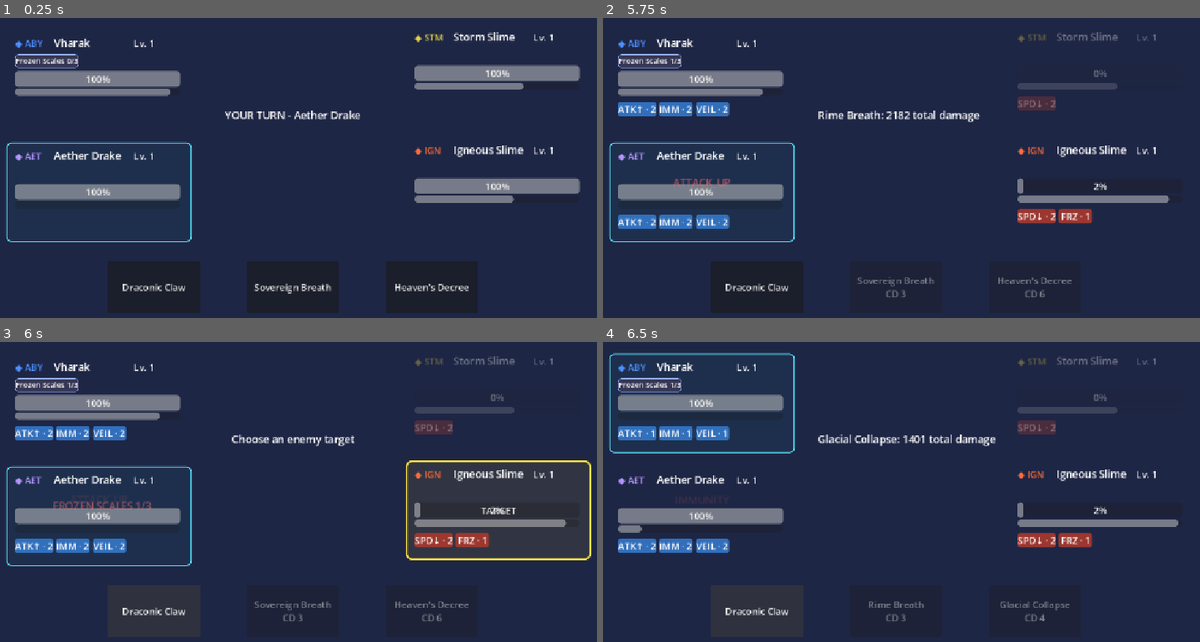
Above: before the commit, frames 1-4 (two rows, left to right).
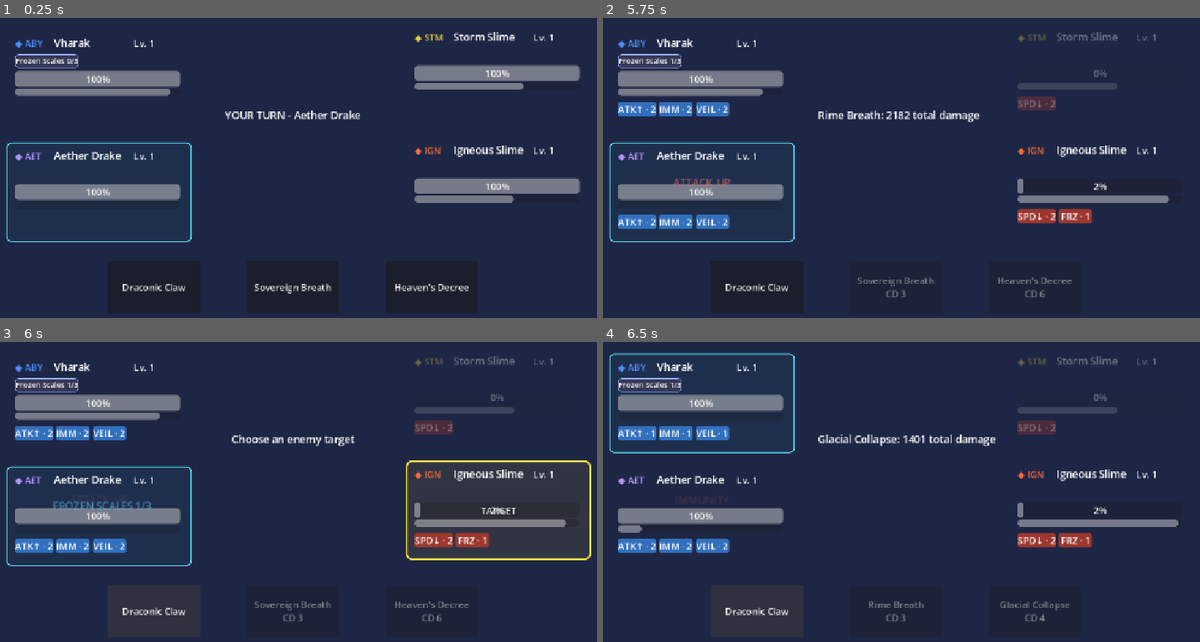
Above: after the commit, the same moments.

Repository: Akharyuu/monster-rpg
Game: Godot game, scene res://scenes/battle/battle_screen.tscn
The game is run twice, just before and just after one commit, with the same random seed, the same clock (stepped at 60 frames per second) and the same inputs.
Inputs:
- Up to frame 1 (0.25 s): no input
- Up to frame 2 (5.75 s): click "Draconic Claw" at 0.5 s; click "TARGET" at 1.25 s; click "Sovereign Breath" at 2 s; click "Rime Breath" at 2.75 s; click "Glacial Collapse" at 3.5 s; click "Draconic Claw" at 4.25 s; click "Heaven's Decree" at 5 s
- Up to frame 3 (6 s): click "Draconic Claw" at 5.75 s
- Up to frame 4 (6.5 s): no input

Frames 1-2 are identical in both runs. In frame 3, 0.2% of the frame differs, in the area x 8-26%, y 53-56%; in frame 4, nothing differs.

Commit message:
Use distinct feedback color for buffs

Diff:
--- a/godot/scenes/battle/monster_battle_hud.gd
+++ b/godot/scenes/battle/monster_battle_hud.gd
@@ -546,6 +546,11 @@
                 "font_color",
                 Color(0.72, 0.82, 1.0)
             )
+        "buff":
+            status_label.add_theme_color_override(
+                "font_color",
+                Color(0.42, 0.78, 1.0)
+            )
         _:
             status_label.add_theme_color_override(
                 "font_color",
